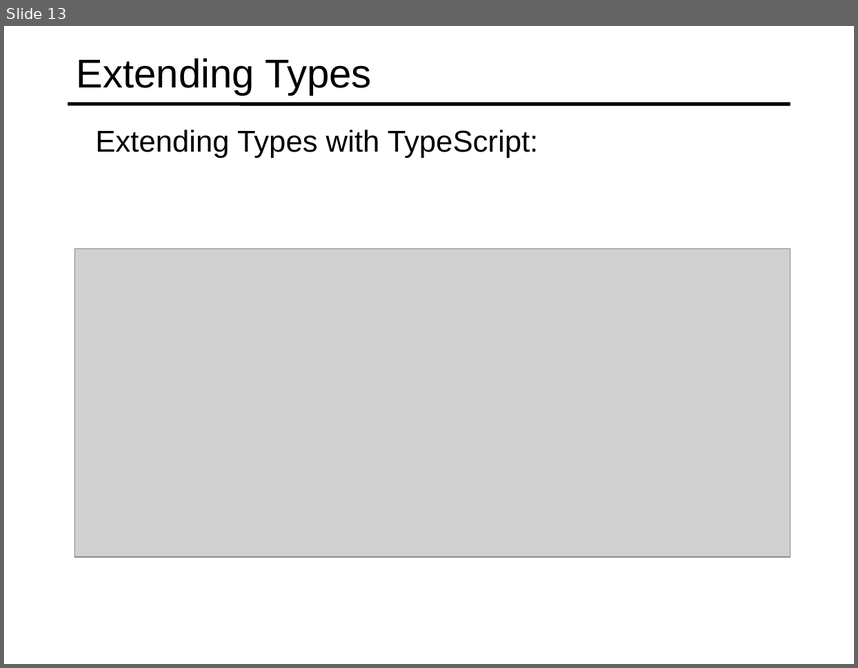
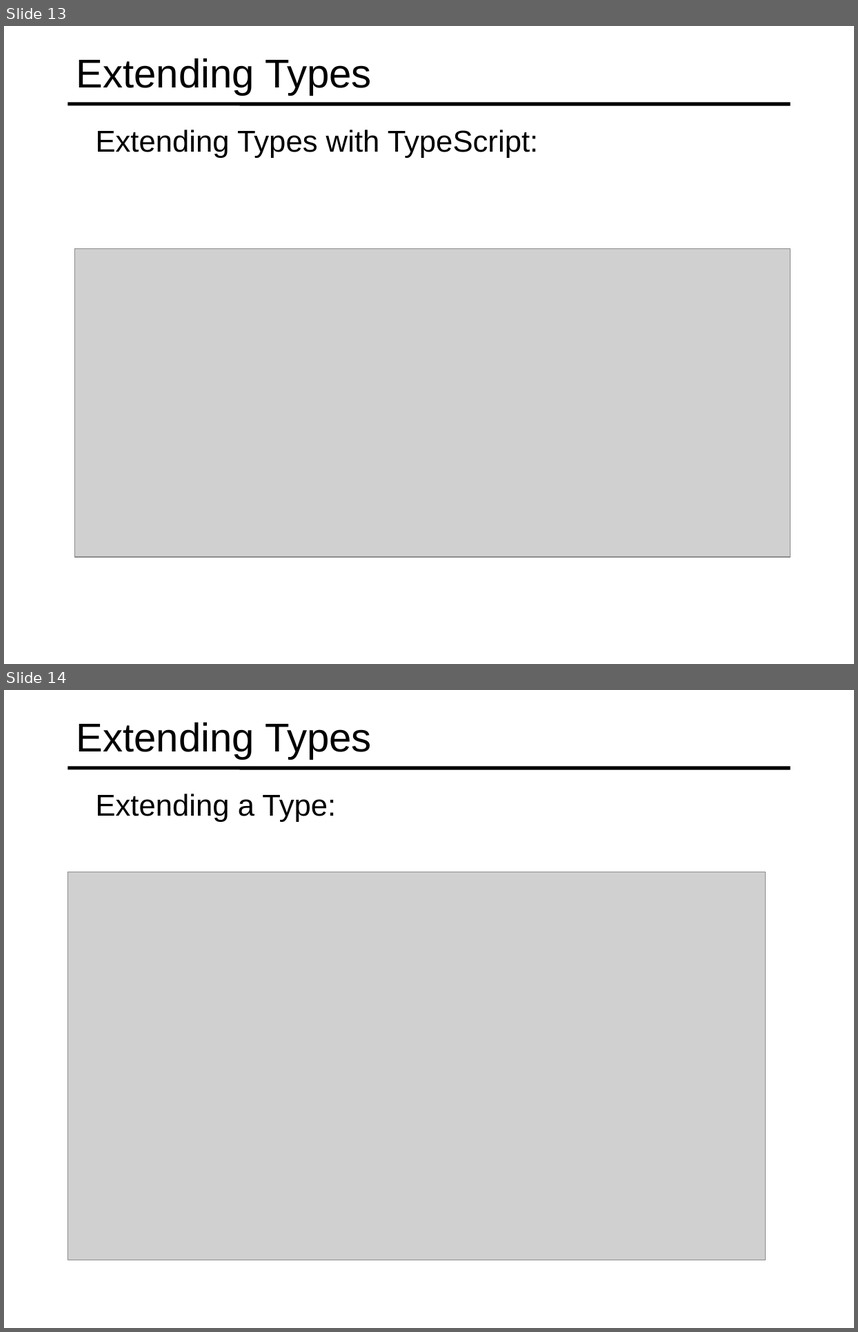
Before and after one commit to specter01wj/Jago_Link_Training, a slide deck: Angular/Angular7/TypeScript Fundamentals/3.Classes and Interfaces/L3_Classes and Interfaces.ppt. Shown one above the other, each under a label of ours: slide 13 before the commit, slides 13 and 14 after it. The pictures are 858x668 and 858x1332 pixels, drawn with LibreOffice and Linux fonts; fonts in the diff are those of the drawing; grey boxes stand for pictures. Boxes give left, top, right and bottom in pixels: in the first picture for what was removed or moved away, otherwise in the second. Text is boxed around its words. In the diff, an @@ line names an element or a change of style, - is before the commit and + after.

```diff
--- a/Angular/Angular7/TypeScript Fundamentals/3.Classes and Interfaces/L3_Classes and Interfaces.ppt
+++ b/Angular/Angular7/TypeScript Fundamentals/3.Classes and Interfaces/L3_Classes and Interfaces.ppt
@@ slide 14 added at (4,690,854,1328), background #FFFFFF; not listed: 1 template element that a slide beside it also shows @@
@@ title added at (76,722,372,759), 34 pt, text #000000 @@
+Extending Types
@@ text added at (96,793,336,822), 25.5 pt, text #000000 @@
+  Extending a Type:
@@ picture added at (67,872,766,1259) @@
```
Also in this commit, not shown: 1 slide changed, 9 other slides added, 16 slides removed.
